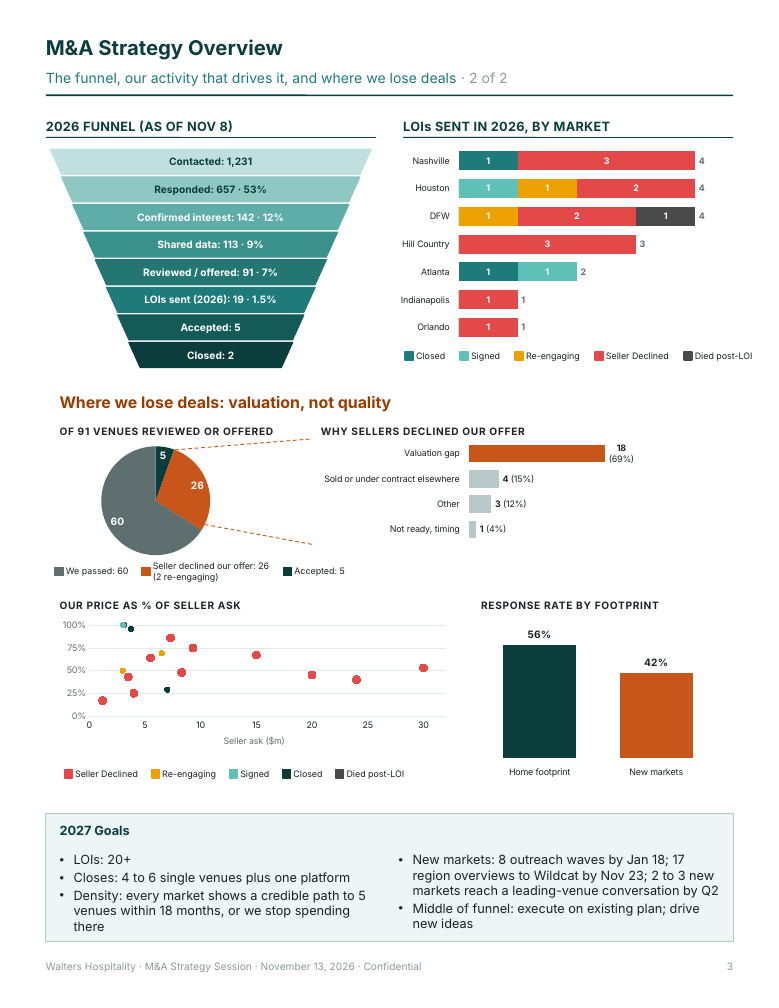
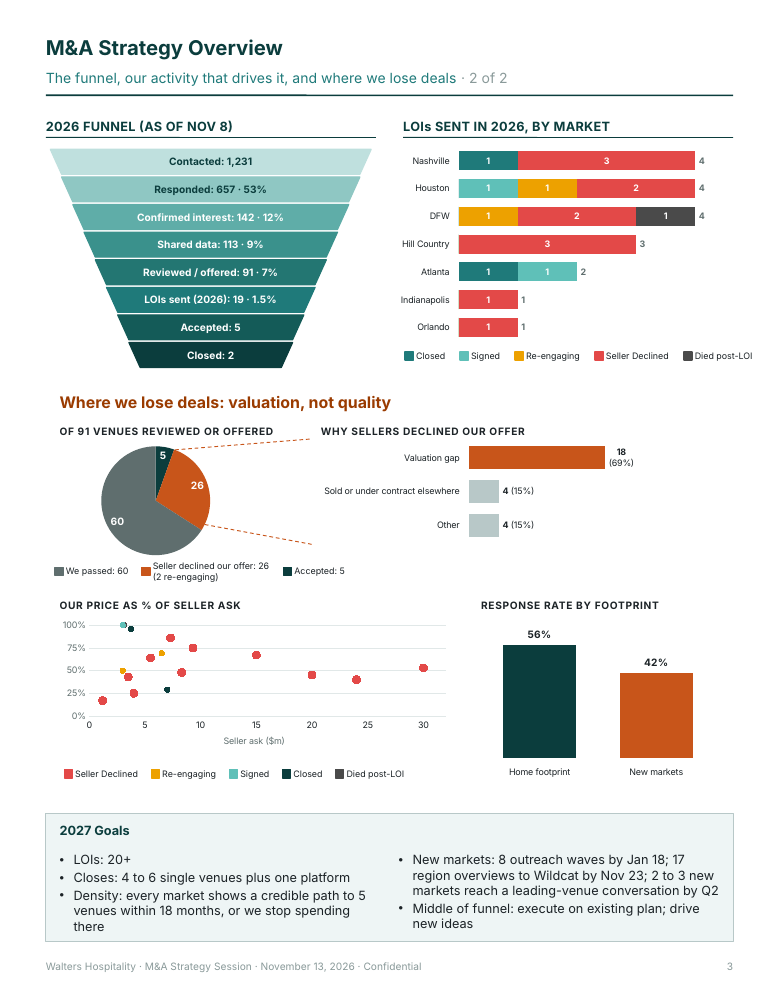
Before and after one commit to cateerturkuner/Claude, a slide deck: slide 3 of strategy-packet/MA-Strategy-Session_Packet_v15.pptx. Drawn at 779x1008 pixels with LibreOffice and Linux fonts; fonts in the diff are those of the drawing. Boxes give left, top, right and bottom in pixels: in the first picture for what was removed or moved away, otherwise in the second. Text is boxed around its words. In the diff, an @@ line names an element or a change of style, - is before the commit and + after.

```diff
--- a/strategy-packet/MA-Strategy-Session_Packet_v15.pptx
+++ b/strategy-packet/MA-Strategy-Session_Packet_v15.pptx
@@ bar chart at (x1=316, y1=439, x2=719, y2=544) @@
-categories: Valuation gap, Sold or under contract elsewhere, Other, Not ready, timing
+categories: Valuation gap, Sold or under contract elsewhere, Other
-Series 1: 18, 4, 3, 1
+Series 1: 18, 4, 4
@@ data labels of Series 1 changed @@
```
Also in this commit, not shown: 1 other slide changed.
